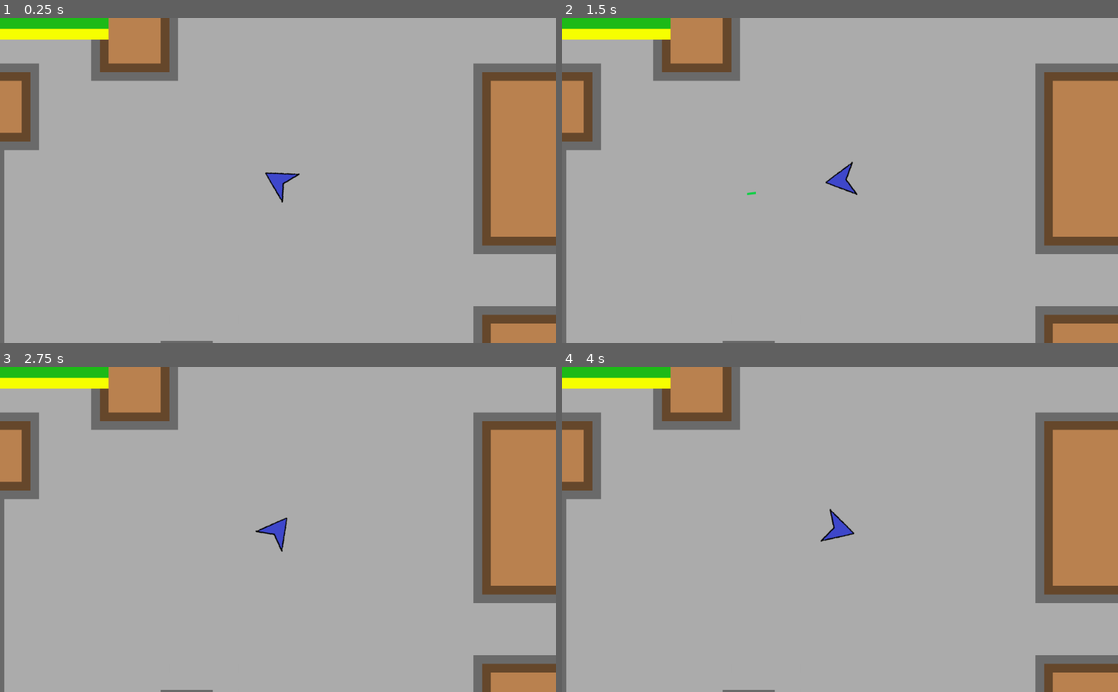
Above: before the commit, frames 1-4 (two rows, left to right).
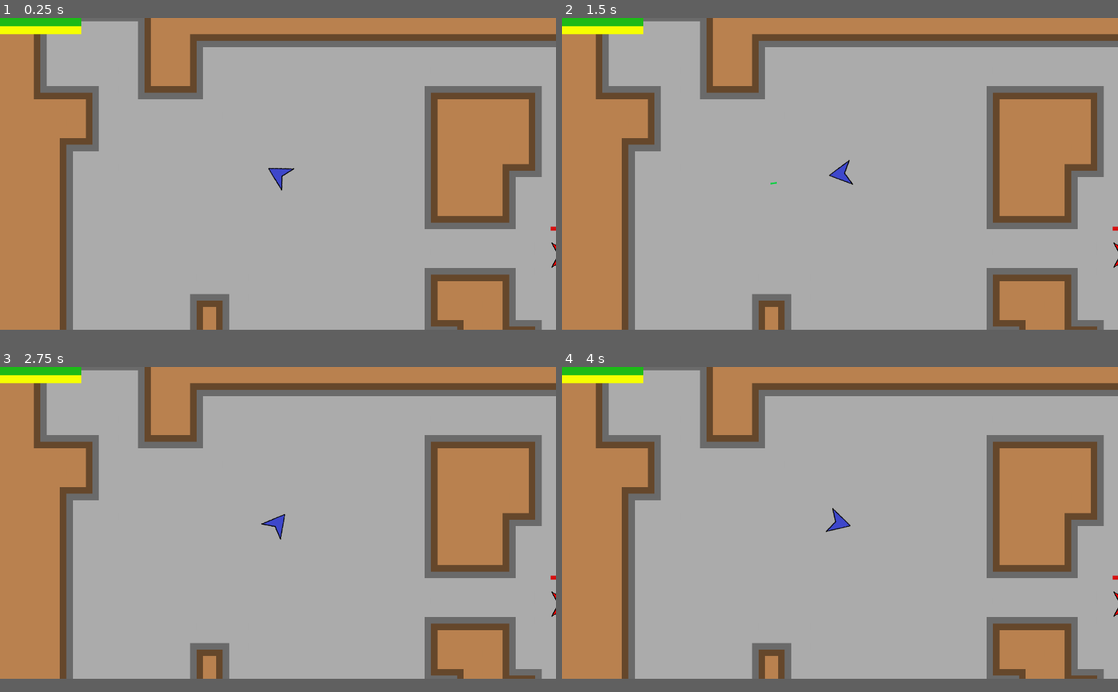
Above: after the commit, the same moments.

Repository: afkpuezo/blinkshooter
Game: Godot game, scene res://scenes/demos/demo.tscn
Two runs of this game, one before a commit and one after it. Both use one fixed random seed, a clock stepped at 60 frames per second and the inputs below.
Inputs (mouse positions are in pixels of both pictures, inside the frame that each line leads up to):
- Up to frame 1 (0.25 s): no input
- Up to frame 2 (1.5 s): tap Enter at 0.5 s; move the mouse to (962, 164) at 0.52 s; click (962, 164) at 0.6 s; tap Space at 1.25 s; move the mouse to (728, 196) at 1.27 s; click (728, 196) at 1.35 s
- Up to frame 3 (2.75 s): move the mouse to (333, 458) at 2.02 s; click (333, 458) at 2.1 s
- Up to frame 4 (4 s): tap Enter at 2.75 s; move the mouse to (812, 594) at 2.77 s; click (812, 594) at 2.85 s; tap Space at 3.5 s; move the mouse to (1006, 578) at 3.52 s; click (1006, 578) at 3.6 s
In our replay, the window is 800x468 before the commit and 800x449 after it. These sizes can differ from the game's own. Grey fills any space a smaller window leaves; there, only what the larger window draws over its background counts as a difference.

The runs differ from the first frame. In frame 1, 38% of the frame differs, in the area x 0-100%, y 0-100%; in frame 2, 38%; in frame 3, 38%; in frame 4, 38%.

Commit message:
backup commit to remove LOSpivot

Diff:
--- a/project.godot
+++ b/project.godot
@@ -57,17 +57,17 @@
 "base": "Unit",
 "class": "Enemy",
 "language": "GDScript",
-"path": "res://scripts/units/enemy.gd"
+"path": "res://scripts/units/enemy/enemy.gd"
 }, {
 "base": "Node2D",
 "class": "EnemyHealthBar",
 "language": "GDScript",
 "path": "res://scripts/ui/bars/enemy_health_bar.gd"
 }, {
-"base": "Area2D",
+"base": "Node2D",
 "class": "EnemyMessager",
 "language": "GDScript",
-"path": "res://scripts/units/enemy_messager.gd"
+"path": "res://scripts/units/enemy/enemy_messager.gd"
 }, {
 "base": "Mover",
 "class": "EnemyMover",
@@ -77,7 +77,7 @@
 "base": "Node2D",
 "class": "EnemyWeaponBar",
 "language": "GDScript",
-"path": "res://scripts/units/enemy_weapon_bar.gd"
+"path": "res://scripts/units/enemy/enemy_weapon_bar.gd"
 }, {
 "base": "Area2D",
 "class": "HitBox",
@@ -107,7 +107,7 @@
 "base": "Node2D",
 "class": "PlayerDetection",
 "language": "GDScript",
-"path": "res://scenes/units/enemy/player_detection.gd"
+"path": "res://scripts/units/enemy/player_detection.gd"
 }, {
 "base": "CanvasLayer",
 "class": "PlayerMonitorText",
@@ -123,6 +123,11 @@
 "class": "PlayerUI",
 "language": "GDScript",
 "path": "res://scripts/ui/player_ui.gd"
+}, {
+"base": "Area2D",
+"class": "Receiver",
+"language": "GDScript",
+"path": "res://scripts/units/enemy/receiver.gd"
 }, {
 "base": "ProgressBar",
 "class": "ResourceBar",
@@ -198,6 +203,7 @@
 "PlayerMonitorText": "",
 "PlayerMover": "",
 "PlayerUI": "",
+"Receiver": "",
 "ResourceBar": "",
 "Reticle": "",
 "SawBladeAction": "",
@@ -225,6 +231,8 @@
 
 [display]
 
+window/size/width=1366
+window/size/height=768
 window/size/resizable=false
 window/size/borderless=true
 
@@ -338,6 +346,8 @@
 2d_physics/layer_3="Enemy"
 2d_physics/layer_4="Attack"
 2d_physics/layer_5="Floor"
+2d_physics/layer_6="EnemyMessagingSender"
+2d_physics/layer_7="EnemyMessagingReceiver"
 2d_navigation/layer_1="floor"
 
 [physics]
--- a/scenes/units/enemy/enemy.tscn
+++ b/scenes/units/enemy/enemy.tscn
@@ -1,15 +1,16 @@
-[gd_scene load_steps=11 format=2]
+[gd_scene load_steps=12 format=2]
 
 [ext_resource path="res://scenes/weapons/bullet_spawn_point.gd" type="Script" id=1]
 [ext_resource path="res://scripts/units/combat_resource.gd" type="Script" id=2]
 [ext_resource path="res://scripts/hit_boxes/hit_box.gd" type="Script" id=3]
-[ext_resource path="res://scripts/units/enemy.gd" type="Script" id=4]
-[ext_resource path="res://scripts/units/enemy_weapon_bar.gd" type="Script" id=5]
+[ext_resource path="res://scripts/units/enemy/enemy.gd" type="Script" id=4]
+[ext_resource path="res://scripts/units/enemy/enemy_weapon_bar.gd" type="Script" id=5]
 [ext_resource path="res://assets/units/enemy.png" type="Texture" id=6]
 [ext_resource path="res://scripts/movement_stats.gd" type="Script" id=7]
 [ext_resource path="res://scripts/hit_boxes/hurt_box.gd" type="Script" id=8]
 [ext_resource path="res://scenes/units/enemy/enemy_mover.tscn" type="PackedScene" id=9]
 [ext_resource path="res://scenes/units/enemy/player_detection.tscn" type="PackedScene" id=10]
+[ext_resource path="res://scenes/units/enemy/enemy_messager.tscn" type="PackedScene" id=11]
 
 [node name="Enemy" type="KinematicBody2D"]
 collision_layer = 4
@@ -69,4 +70,9 @@
 wait_time = 0.5
 one_shot = true
 
+[node name="EnemyMessager" parent="." instance=ExtResource( 11 )]
+sender_radius = 512
+
+[connection signal="detected_player" from="." to="EnemyMessager" method="send_message"]
 [connection signal="value_changed" from="CombatResources/Health" to="." method="_check_for_death"]
+[connection signal="received_message" from="EnemyMessager" to="." method="receive_enemy_message"]
--- a/scenes/units/enemy/enemy_messager.tscn
+++ b/scenes/units/enemy/enemy_messager.tscn
@@ -1,13 +1,37 @@
-[gd_scene load_steps=3 format=2]
+[gd_scene load_steps=5 format=2]
 
-[ext_resource path="res://scripts/units/enemy_messager.gd" type="Script" id=1]
+[ext_resource path="res://scripts/units/enemy/enemy_messager.gd" type="Script" id=1]
+[ext_resource path="res://scripts/units/enemy/receiver.gd" type="Script" id=2]
 
 [sub_resource type="CircleShape2D" id=1]
 
-[node name="EnemyMessager" type="Area2D"]
-collision_layer = 0
-collision_mask = 4
+[sub_resource type="CircleShape2D" id=2]
+radius = 32.0
+
+[node name="EnemyMessager" type="Node2D"]
 script = ExtResource( 1 )
 
-[node name="CollisionShape2D" type="CollisionShape2D" parent="."]
+[node name="Sender" type="Area2D" parent="."]
+collision_layer = 32
+collision_mask = 64
+
+[node name="CollisionShape2D" type="CollisionShape2D" parent="Sender"]
 shape = SubResource( 1 )
+
+[node name="Receiver" type="Area2D" parent="."]
+collision_layer = 64
+collision_mask = 0
+script = ExtResource( 2 )
+
+[node name="CollisionShape2D" type="CollisionShape2D" parent="Receiver"]
+shape = SubResource( 2 )
+
+[node name="LOSPivot" type="Node2D" parent="."]
+
+[node name="LOSRay" type="RayCast2D" parent="LOSPivot"]
+enabled = true
+cast_to = Vector2( 33, 0 )
+collide_with_areas = true
+collide_with_bodies = false
+
+[connection signal="message_received" from="Receiver" to="." method="receive_message"]
--- a/scenes/units/enemy/player_detection.tscn
+++ b/scenes/units/enemy/player_detection.tscn
@@ -1,6 +1,6 @@
 [gd_scene load_steps=3 format=2]
 
-[ext_resource path="res://scenes/units/enemy/player_detection.gd" type="Script" id=1]
+[ext_resource path="res://scripts/units/enemy/player_detection.gd" type="Script" id=1]
 
 [sub_resource type="CircleShape2D" id=1]
 radius = 500.0
--- a/scripts/units/enemy.gd
+++ b/scripts/units/enemy/enemy.gd
@@ -161,7 +161,7 @@
 
 ## A little redundant with the signal, but this method allows for other logic here if needed
 func _report_detected_player(player):
-	print("DEBUG: Enemy._report_detected_player() called")
+	#print("DEBUG: Enemy._report_detected_player() called")
 	emit_signal("detected_player", {'player': player})
 
 
--- /dev/null
+++ b/scripts/units/enemy/enemy_messager.gd
@@ -0,0 +1,59 @@
+extends Node2D
+class_name EnemyMessager
+## When one enemy detects the player, it tells nearby enemies about it using this
+
+
+signal received_message(msg)
+
+
+## other enemies whose receivers are inside our sender can hear our messages
+## NOTE: I think this only works if sender is longer than receiver
+export var sender_radius := 128
+export var receiver_radius := 32
+const RAY_OFFSET := 1 # LOSRay is placed this far past the receiver radius
+
+
+# refs to nodes
+onready var sender: Area2D = $Sender
+onready var receiver: Area2D = $Receiver
+# rotate the pivot to keep the ray at a fixed radius
+onready var los_pivot: Node2D = $LOSPivot
+onready var los_ray: RayCast2D = $LOSPivot/LOSRay
+
+
+func _ready() -> void:
+	# set size of areas
+	sender.get_node("CollisionShape2D").shape.radius = sender_radius
+	receiver.get_node("CollisionShape2D").shape.radius = receiver_radius
+	# the ray should start just outside our receiver to avoid sending to
+	# ourselves, but reach the same point as our sender radius
+	los_ray.position = Vector2(receiver_radius + RAY_OFFSET, 0)
+	los_ray.cast_to = Vector2(sender_radius, 0)
+
+
+## only sends messages to other enemies whose receiving areas are within our
+## sender_radius AND in line-of-sight
+func send_message(msg):
+	print("DEBUG: EnemyMessager.send_message() called")
+	for area in sender.get_overlapping_areas():
+		if area.has_method("receive_message"):
+			if _check_los(area):
+				area.receive_message(msg)
+			else:
+				print("DEBUG: EnemyMessager.send_message() check_los() call failed")
+				pass
+		else:
+			print("DEBUG: EnemyMessager.send_message() found overlapping area that doesn't have receive_message(): %s " % area.name)
+
+
+func receive_message(msg):
+	print("DEBUG: EnemyMessager.received_message() called")
+	emit_signal("received_message", msg)
+
+
+## Returns true if we can raycast to the target area's location without hitting
+## any walls
+func _check_los(target) -> bool:
+	los_pivot.look_at(target.global_position)
+	los_ray.force_raycast_update()
+	return los_ray.is_colliding() # only collides with walls
--- /dev/null
+++ b/scripts/units/enemy/receiver.gd
@@ -0,0 +1,11 @@
+extends Area2D
+class_name Receiver
+## used in the EnemyMessager scene, receives and passes on messages from other
+## enemies about the player
+
+
+signal message_received(msg)
+
+
+func receive_message(msg):
+	emit_signal("message_received", msg)
--- a/scripts/units/enemy_messager.gd
+++ b/scripts/units/enemy_messager.gd
@@ -3,10 +3,31 @@
 ## When one enemy detects the player, it tells nearby enemies about it using this
 
 
-export var radius := 128
+signal received_message(msg)
 
-onready var col_shape: CollisionShape2D = $CollisionShape2D
+
+## other enemies whose listeners are inside our sender can receive our messages
+export var sender_radius := 128
+export var listener_radius := 32
+
+onready var ray: RayCast2D = $RayCast2D
 
 
 func _ready() -> void:
-	col_shape.shape.radius = radius
+	$CollisionShape2D.shape.sender_radius = sender_radius
+
+
+## only sends messages to other enemies whose receiving areas are within our
+## sender_radius AND in line-of-sight
+func send_message(msg):
+	print("DEBUG: EnemyMessager.send_message() called")
+	for area in get_overlapping_areas():
+		if area.has_method("receive_message"):
+			area.receive_message(msg)
+		else:
+			print("DEBUG: EnemyMessager.send_message() found overlapping area that doesn't have receive_message(): %s " % area.name)
+
+
+func receive_message(msg):
+	print("DEBUG: EnemyMessager.received_message() called")
+	emit_signal("received_message", msg)
Renamed: scripts/units/enemy_weapon_bar.gd -> scripts/units/enemy/enemy_weapon_bar.gd
Renamed: scenes/units/enemy/player_detection.gd -> scripts/units/enemy/player_detection.gd
